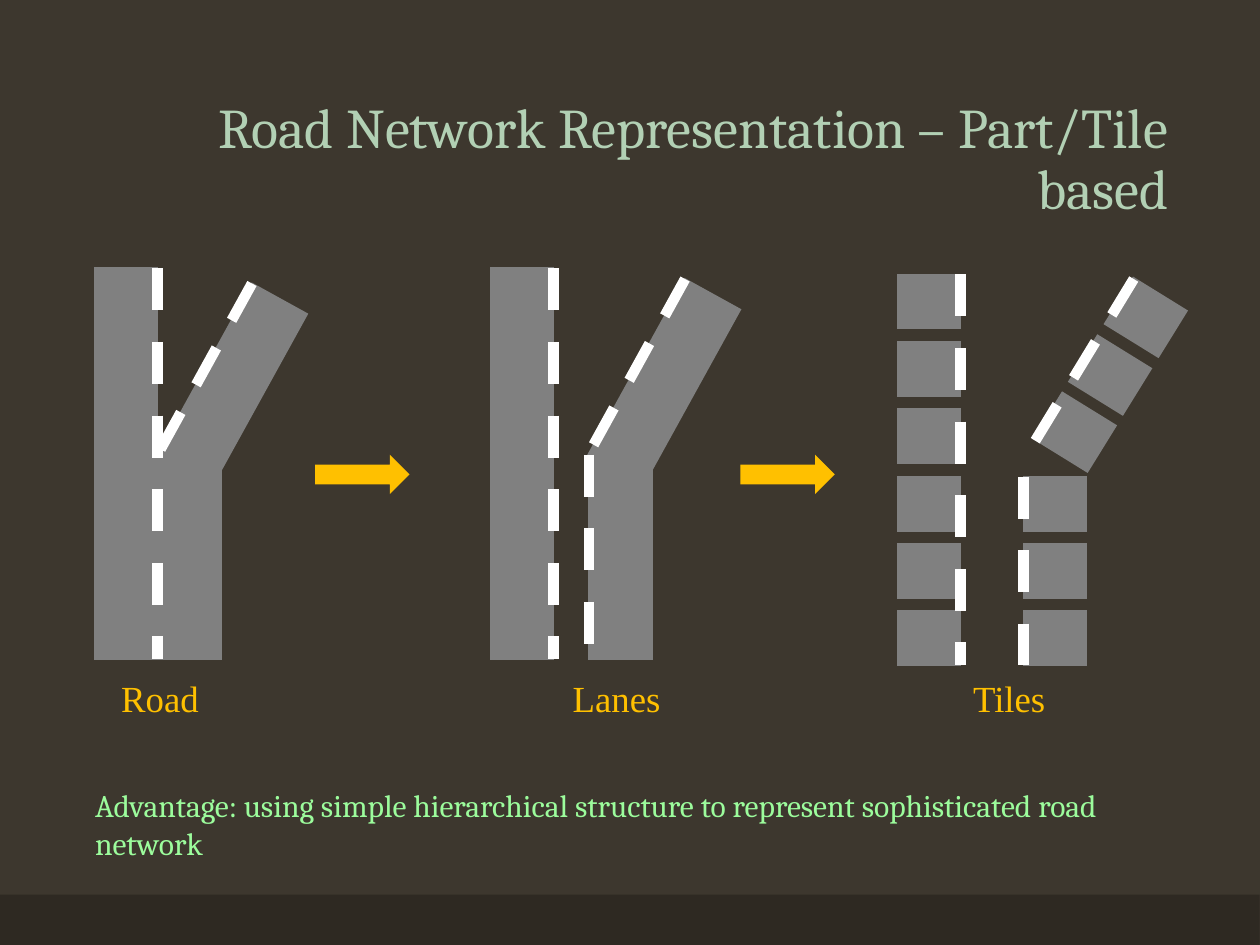
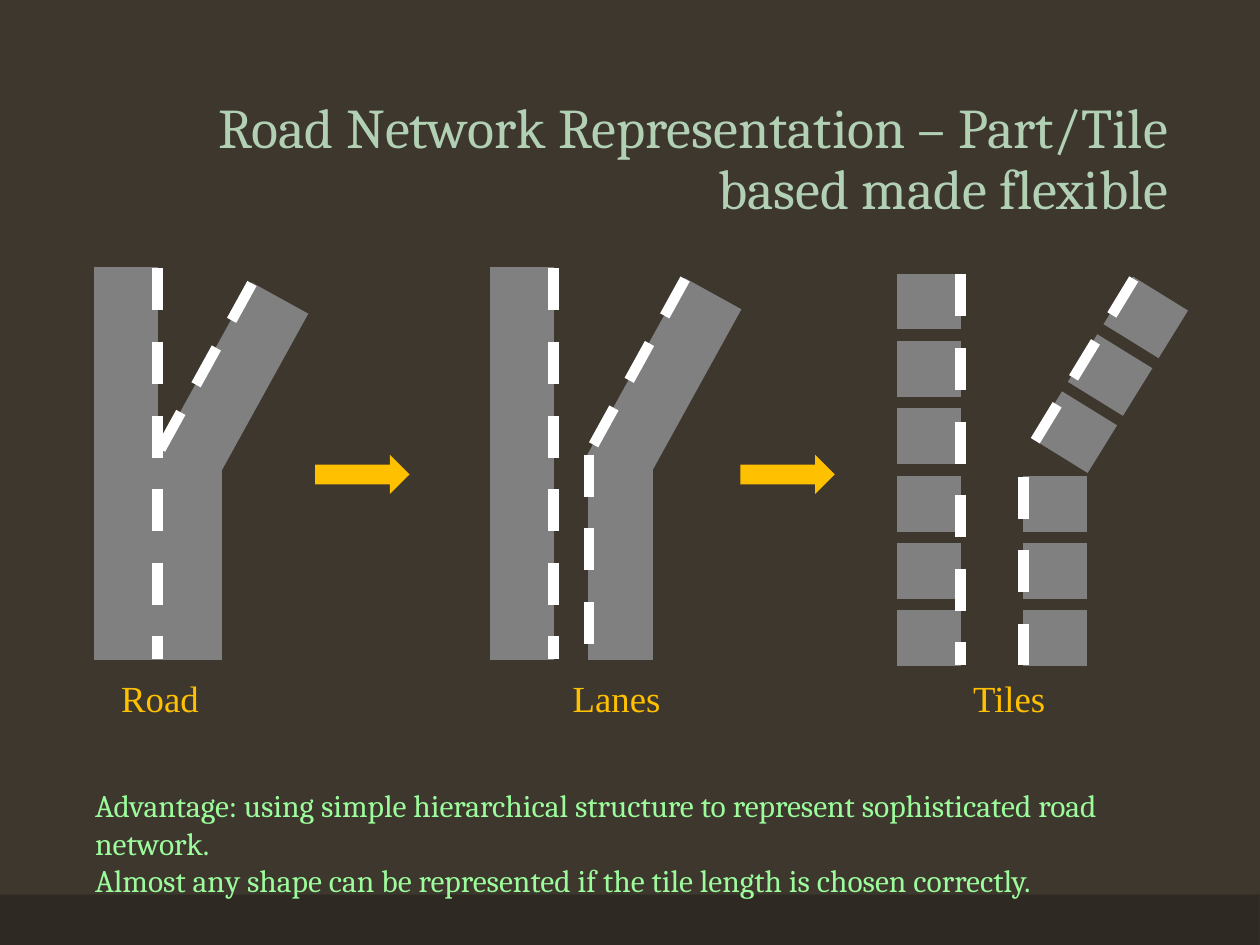
Before and after one commit to CharlieFaceButt/Traffic-Simulation, a slide deck: slide 5 of Presentation.pptx (slide 4 before the commit). Drawn at 1260x945 pixels with LibreOffice and Linux fonts; fonts in the diff are those of the drawing. Boxes give left, top, right and bottom in pixels: in the first picture for what was removed or moved away, otherwise in the second. Text is boxed around its words. In the diff, an @@ line names an element or a change of style, - is before the commit and + after.

Commit message:
Presentation

```diff
--- a/Presentation.pptx
+++ b/Presentation.pptx
@@ title at (x1=218, y1=109, x2=1168, y2=210): text changed @@
-Road Network Representation – Part/Tile based
+Road Network Representation – Part/Tile based made flexible
@@ text at (x1=95, y1=795, x2=1096, y2=899): text changed @@
-Advantage: using simple hierarchical structure to represent sophisticated road network
+Advantage: using simple hierarchical structure to represent sophisticated road network.
+Almost any shape can be represented if the tile length is chosen correctly.
```
Also in this commit, not shown: 1 slide added, 1 other file.
